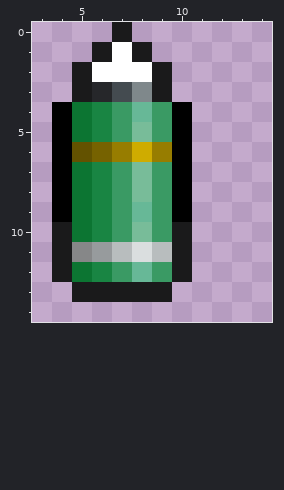
Pixel-art sprite -- doodle tank Resources/textures/items/high_explosive_shell.png. The picture above is the old version.
The file is 16x16 pixels. Shown: x 3..14, y 0..14.
Now the later version:
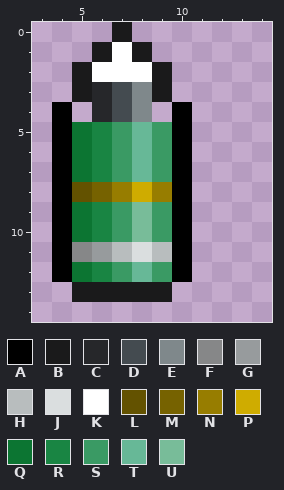
Palette (. is transparent): A #000000  B #1a1a1b  C #26272a  D #444b50  E #7f888b  F #868788  G #979b9d  H #b8bdbe  J #dadedf  K #ffffff  L #635200  M #766200  N #977d00  P #cfac00  Q #0c7532  R #198543  S #3a9a64  T #67b897  U #78bc99
Edits made:
y 4: x 5..9 QRSTS -> .CDE.
y 5: x 8 U -> T
y 6: x 5..9 LMNPN -> QRSTS
y 7: x 8 U -> T
y 8: x 5..9 QRSUS -> LMNPN
y 9: x 8 T -> U
y 10..12: x 4 B -> A; x 10 B -> A
